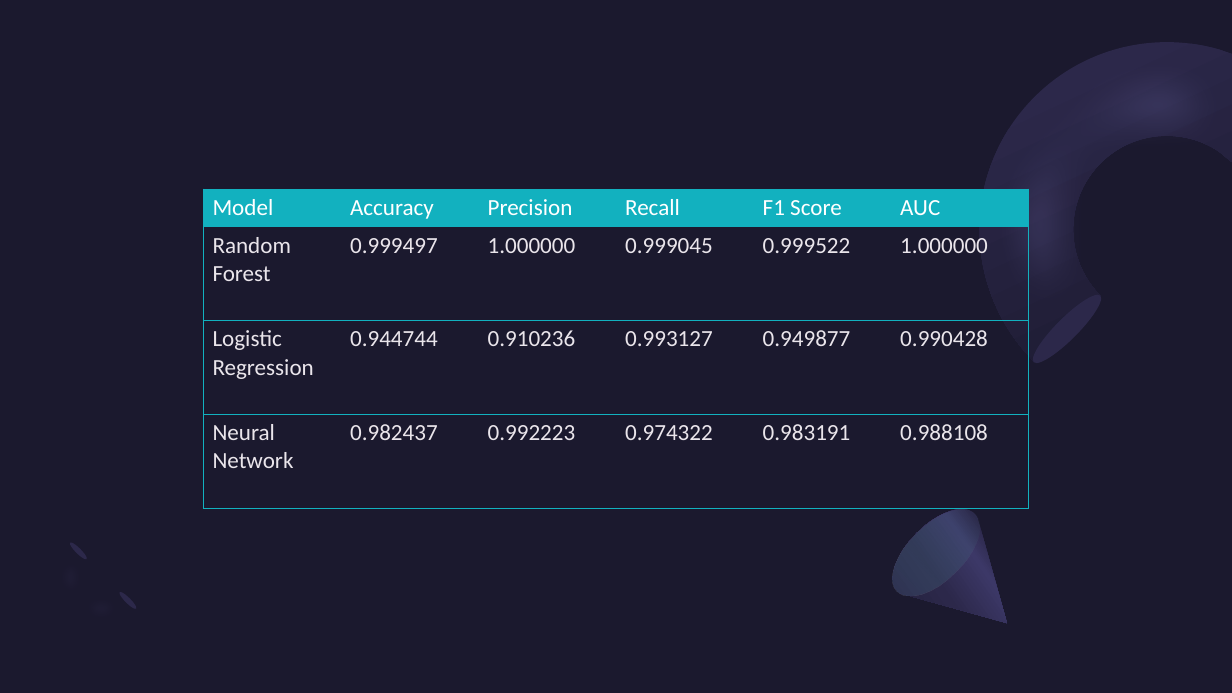
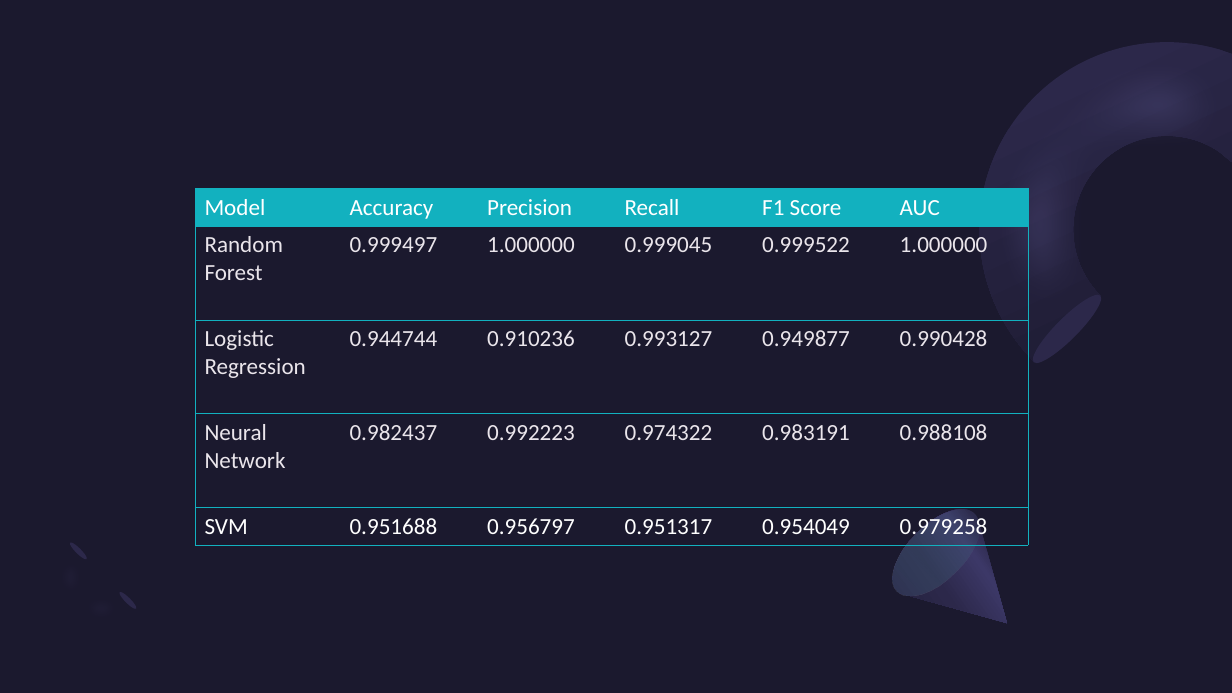
Before and after one commit to NSnightKING/DDoS-attack-detection, a slide deck: slide 27 of AI-Project.pptx (slide 26 before the commit). Drawn at 1232x693 pixels with LibreOffice and Linux fonts; fonts in the diff are those of the drawing. Boxes give left, top, right and bottom in pixels: in the first picture for what was removed or moved away, otherwise in the second. Text is boxed around its words. In the diff, an @@ line names an element or a change of style, - is before the commit and + after.

```diff
--- a/AI-Project.pptx
+++ b/AI-Project.pptx
@@ table at [195, 189, 1029, 544] @@
+row 5: SVM | 0.951688 | 0.956797 | 0.951317 | 0.954049 | 0.979258
@@ table: place and size @@
-table at [203, 189, 1030, 505]
+table at [195, 189, 1029, 544]
```
Also in this commit, not shown: 1 slide added, 1 slide removed.
